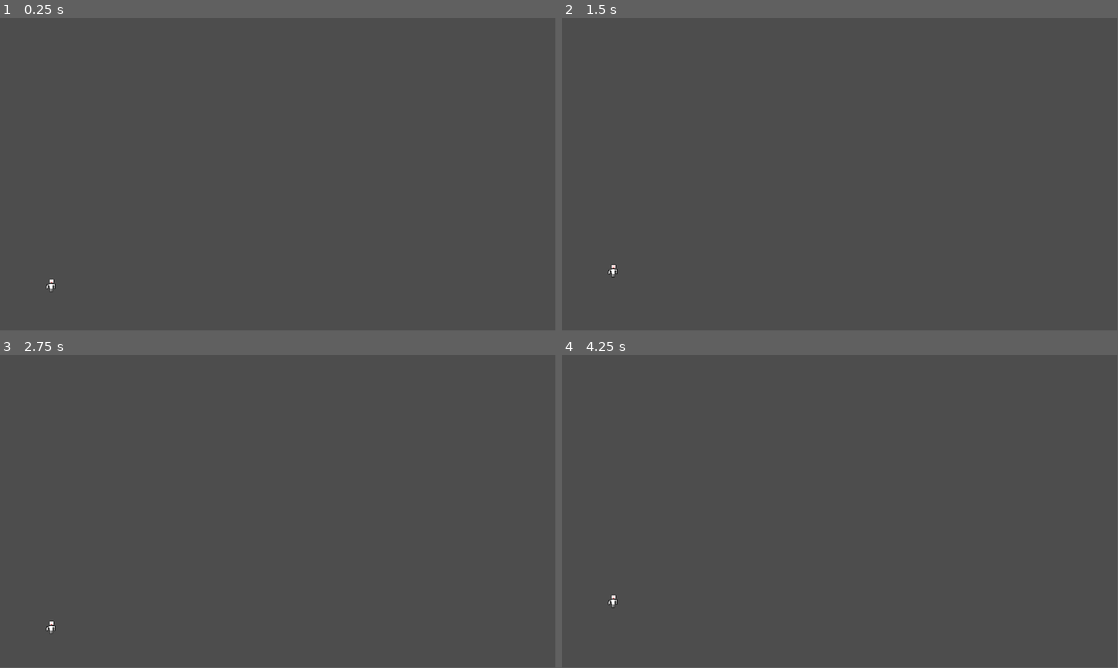
Above: before the commit, frames 1-4 (two rows, left to right).
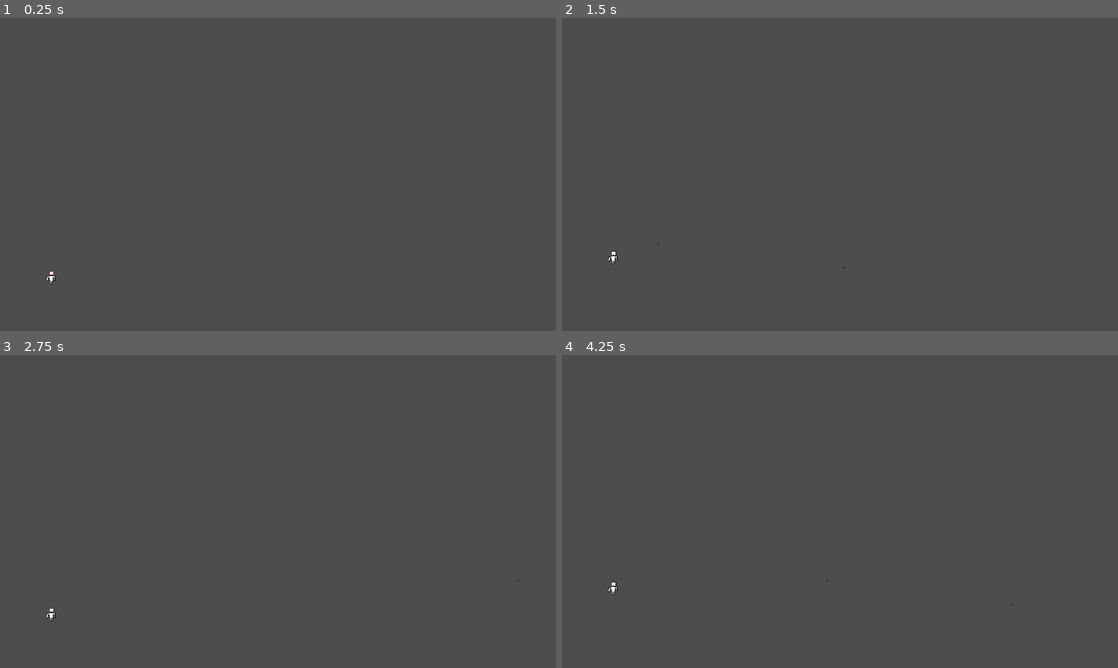
Above: after the commit, the same moments.

Repository: FranklyLemonade/10-Bullets
Game: Godot game, scene res://Scenes/BaseLevel.tscn
The game is run twice, just before and just after one commit, with the same random seed, the same clock (stepped at 60 frames per second) and the same inputs.
Inputs:
- Up to frame 1 (0.25 s): no input
- Up to frame 2 (1.5 s): tap Enter (ui_accept) at 0.5, 0.6 s; hold Right (ui_right) from 0.53 s (still down); tap W (jump) at 0.77, 1.07 s; tap Space (shoot, bound only after the commit) at 0.8, 1.35 s
- Up to frame 3 (2.75 s): tap W (jump) at 1.52, 1.55, 1.82, 2.1 s; release Right (ui_right) at 2.03 s; hold Left (ui_left) from 2.03 s (still down); tap Enter (ui_accept) at 2.3 s
- Up to frame 4 (4.25 s): release Left (ui_left) at 2.78 s; hold Right (ui_right) from 2.78 s (still down); tap Enter (ui_accept) at 2.85 s; tap W (jump) at 3.02, 3.32, 3.77, 3.8, 4.07 s; tap Space (shoot, bound only after the commit) at 3.05, 3.6 s
In our replay, the window is 799x449 before the commit and 800x450 after it. These sizes can differ from the game's own. Grey fills any space a smaller window leaves; there, only what the larger window draws over its background counts as a difference.

The runs differ from the first frame. In frame 1, less than 0.1% of the frame differs, in the area x 8-10%, y 80-88%; in frame 2, less than 0.1%, in the area x 8-51%, y 71-83%; in frame 3, less than 0.1%; in frame 4, less than 0.1%.

Commit message:
Add shooting system and enemy framework
Implement projectile shooting mechanics for the player with cooldown handling. Add Enemy base class with Boss and Guard enemy types. Reorganize Bullet into a proper scene structure with collision detection for enemy interactions. Update BaseLevel with proper ground collision and add TileMapLayer. Configure project with shooting input action, Enemies global group, and display settings.

Diff:
--- /dev/null
+++ b/gmtk-2026/Enemies/Boss/boss.tscn
@@ -0,0 +1,13 @@
+[gd_scene format=3 uid="uid://d3718y3uamuoh"]
+
+[ext_resource type="Script" uid="uid://2h3m1hs8b2mg" path="res://Enemies/Boss/boss.gd" id="1_itqpf"]
+
+[sub_resource type="RectangleShape2D" id="RectangleShape2D_1brnh"]
+
+[node name="Boss" type="CharacterBody2D" unique_id=1969023252 groups=["Enemies"]]
+script = ExtResource("1_itqpf")
+
+[node name="CollisionShape2D" type="CollisionShape2D" parent="." unique_id=1272301438]
+shape = SubResource("RectangleShape2D_1brnh")
+
+[node name="AnimatedSprite2D" type="AnimatedSprite2D" parent="." unique_id=1781455564]
--- /dev/null
+++ b/gmtk-2026/Enemies/Enemy.gd
@@ -0,0 +1,27 @@
+class_name Enemy
+extends CharacterBody2D
+
+@export var SPEED = 300.0
+@export var JUMP_VELOCITY = -400.0
+
+func _physics_process(delta: float) -> void:
+	# Add the gravity.
+	if not is_on_floor():
+		velocity += get_gravity() * delta
+
+	# Handle jump.
+	if Input.is_action_just_pressed("ui_accept") and is_on_floor():
+		velocity.y = JUMP_VELOCITY
+
+	# Get the input direction and handle the movement/deceleration.
+	# As good practice, you should replace UI actions with custom gameplay actions.
+	var direction := Input.get_axis("ui_left", "ui_right")
+	if direction:
+		velocity.x = direction * SPEED
+	else:
+		velocity.x = move_toward(velocity.x, 0, SPEED)
+
+	move_and_slide()
+
+func die():
+	queue_free()
--- /dev/null
+++ b/gmtk-2026/Enemies/Guard/guard.tscn
@@ -0,0 +1,13 @@
+[gd_scene format=3 uid="uid://c0yin0hsf8u4g"]
+
+[ext_resource type="Script" uid="uid://6ryo6cnj20hh" path="res://Enemies/Guard/guard.gd" id="1_01ix3"]
+
+[sub_resource type="RectangleShape2D" id="RectangleShape2D_lm52d"]
+
+[node name="Goon" type="CharacterBody2D" unique_id=1862041817]
+script = ExtResource("1_01ix3")
+
+[node name="AnimatedSprite2D" type="AnimatedSprite2D" parent="." unique_id=1491561156]
+
+[node name="CollisionShape2D" type="CollisionShape2D" parent="." unique_id=149157599]
+shape = SubResource("RectangleShape2D_lm52d")
--- a/gmtk-2026/Objects/bullet.gd
+++ b/gmtk-2026/Objects/Bullet/bullet.gd
@@ -1,16 +1,22 @@
 extends Area2D
 
+var direction
+var speed = 700
 
 # Called when the node enters the scene tree for the first time.
 func _ready() -> void:
-	pass # Replace with function body.
+	speed *= direction
 
 
 # Called every frame. 'delta' is the elapsed time since the previous frame.
 func _process(delta: float) -> void:
-	if screen_exited():
-		queue_free()
+	position.x += speed * delta
 
 
 func screen_exited() -> void:
-	pass # Replace with function body.
+	queue_free()
+
+
+func _on_body_entered(body: Node2D) -> void:
+	if body.is_in_group("Enemies"):
+		body.take_damage()
--- /dev/null
+++ b/gmtk-2026/Objects/Bullet/bullet.tscn
@@ -0,0 +1,21 @@
+[gd_scene format=3 uid="uid://c73csulji0ecj"]
+
+[ext_resource type="Script" uid="uid://b64r8r6uudy0y" path="res://Objects/Bullet/bullet.gd" id="1_qc4d1"]
+[ext_resource type="Texture2D" uid="uid://c3jlka6uvhgh3" path="res://Objects/Bullet/BulletTest.png.png" id="2_fybi8"]
+
+[sub_resource type="CircleShape2D" id="CircleShape2D_48nvk"]
+radius = 3.0
+
+[node name="bullet" type="Area2D" unique_id=973571570]
+script = ExtResource("1_qc4d1")
+
+[node name="CollisionShape2D" type="CollisionShape2D" parent="." unique_id=1268810577]
+shape = SubResource("CircleShape2D_48nvk")
+
+[node name="VisibleOnScreenNotifier2D" type="VisibleOnScreenNotifier2D" parent="." unique_id=553857219]
+rect = Rect2(-5, -5, 10, 10)
+
+[node name="Sprite2D" type="Sprite2D" parent="." unique_id=918203619]
+texture = ExtResource("2_fybi8")
+
+[connection signal="screen_exited" from="VisibleOnScreenNotifier2D" to="." method="screen_exited"]
--- a/gmtk-2026/Objects/bullet.tscn
+++ /dev/null
@@ -1,9 +0,0 @@
-[gd_scene format=3 uid="uid://c73csulji0ecj"]
-
-[sub_resource type="CircleShape2D" id="CircleShape2D_48nvk"]
-radius = 3.0
-
-[node name="Area2D" type="Area2D" unique_id=973571570]
-
-[node name="CollisionShape2D" type="CollisionShape2D" parent="." unique_id=1268810577]
-shape = SubResource("CircleShape2D_48nvk")
--- a/gmtk-2026/Player/player.gd
+++ b/gmtk-2026/Player/player.gd
@@ -1,9 +1,12 @@
 extends CharacterBody2D
 
-var hp = 3
+var shoot_cd = true
+const BULLET_SCENE = preload("res://Objects/Bullet/bullet.tscn")
 
+var facing = 1
 const SPEED = 300.0
 const JUMP_VELOCITY = -400.0
+
 
 func _physics_process(delta: float) -> void:
 	# Add the gravity.
@@ -19,6 +22,21 @@
 	var direction := Input.get_axis("move_left", "move_right")
 	if direction:
 		velocity.x = direction * SPEED
+		facing = direction
 	else:
 		velocity.x = move_toward(velocity.x, 0, SPEED)
 	move_and_slide()
+
+	# Code for shooting
+	if Input.is_action_just_pressed("shoot") && shoot_cd:
+		var bullet = BULLET_SCENE.instantiate()
+		bullet.position = position
+		bullet.direction = facing
+		get_parent().add_child(bullet)
+		cd_timer(0.5)
+
+
+func cd_timer(cd: float):
+	shoot_cd = false
+	await get_tree().create_timer(cd).timeout
+	shoot_cd = true
--- a/gmtk-2026/Scenes/BaseLevel.tscn
+++ b/gmtk-2026/Scenes/BaseLevel.tscn
@@ -1,21 +1,22 @@
 [gd_scene format=3 uid="uid://cbtt0oh6e1uw2"]
 
-[ext_resource type="PackedScene" uid="uid://cr3l7x8g53tq4" path="res://Player/player.tscn" id="1_lc1oi"]
+[ext_resource type="PackedScene" uid="uid://cr3l7x8g53tq4" path="res://Player/player.tscn" id="1_uiqps"]
 
-[sub_resource type="PhysicsMaterial" id="PhysicsMaterial_8od7v"]
-
-[sub_resource type="WorldBoundaryShape2D" id="WorldBoundaryShape2D_qc4db"]
-distance = -74.0
+[sub_resource type="RectangleShape2D" id="RectangleShape2D_10lgy"]
+size = Vector2(830, 20)
 
 [node name="Node2D" type="Node2D" unique_id=2113682009]
 
-[node name="CharacterBody2D" parent="." unique_id=944203250 instance=ExtResource("1_lc1oi")]
+[node name="CharacterBody2D" parent="." unique_id=944203250 instance=ExtResource("1_uiqps")]
 position = Vector2(106, 525)
 
 [node name="StaticBody2D" type="StaticBody2D" parent="." unique_id=624131996]
-position = Vector2(55, 556)
-physics_material_override = SubResource("PhysicsMaterial_8od7v")
+position = Vector2(63, 551)
 
 [node name="CollisionShape2D" type="CollisionShape2D" parent="StaticBody2D" unique_id=1637486579]
-position = Vector2(42, -51)
-shape = SubResource("WorldBoundaryShape2D_qc4db")
+position = Vector2(415, 10)
+shape = SubResource("RectangleShape2D_10lgy")
+metadata/_edit_group_ = true
+
+[node name="TileMapLayer" type="TileMapLayer" parent="." unique_id=501854871]
+position = Vector2(478, 561)
--- a/gmtk-2026/project.godot
+++ b/gmtk-2026/project.godot
@@ -14,6 +14,15 @@
 run/main_scene="uid://cbtt0oh6e1uw2"
 config/features=PackedStringArray("4.6", "Forward Plus")
 config/icon="res://Other/icon.svg"
+
+[display]
+
+window/stretch/mode="viewport"
+window/stretch/aspect="expand"
+
+[global_group]
+
+Enemies=""
 
 [input]
 
@@ -32,6 +41,11 @@
 "events": [Object(InputEventKey,"resource_local_to_scene":false,"resource_name":"","device":-1,"window_id":0,"alt_press …(192 unchanged characters)…
 ]
 }
+shoot={
+"deadzone": 0.2,
+"events": [Object(InputEventKey,"resource_local_to_scene":false,"resource_name":"","device":-1,"window_id":0,"alt_pressed":false,"shift_pressed":false,"ctrl_pressed":false,"meta_pressed":false,"pressed":false,"keycode":0,"physical_keycode":32,"key_label":0,"unicode":32,"location":0,"echo":false,"script":null)
+]
+}
 
 [physics]
 
@@ -39,4 +53,5 @@
 
 [rendering]
 
+textures/canvas_textures/default_texture_filter=0
 rendering_device/driver.windows="d3d12"
Not shown, added: gmtk-2026/Enemies/Enemy.gd.uid
Binary file added: gmtk-2026/Objects/Bullet/BulletTest.png.png
Not shown, added: gmtk-2026/Objects/Bullet/BulletTest.png.png.import
Renamed: gmtk-2026/Objects/bullet.gd.uid -> gmtk-2026/Objects/Bullet/bullet.gd.uid
